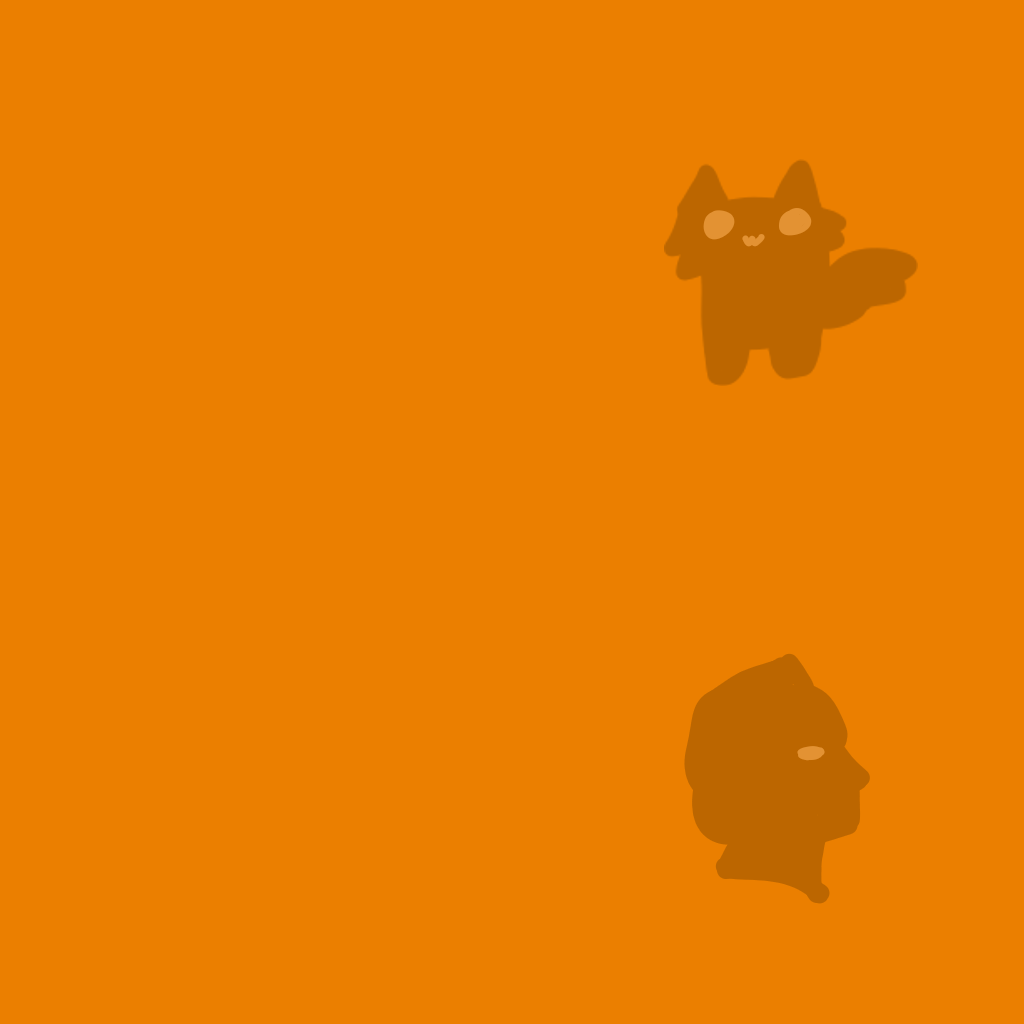
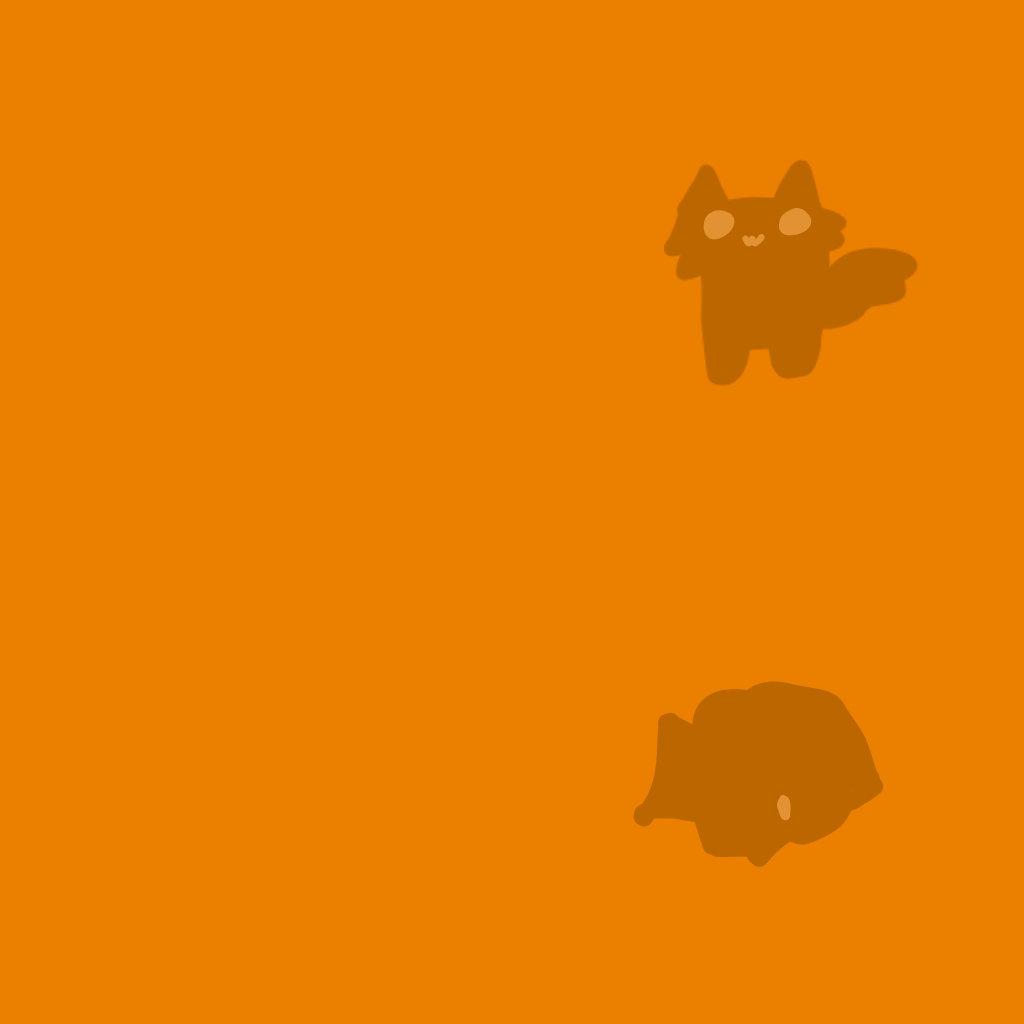
Before/after of a 1024px x 1024px layered artwork. What changed in the layer stack:
painted on "Paint Layer 3" over [640, 653, 884, 832]
painted on "Paint Layer 2" over [633, 653, 884, 904]
